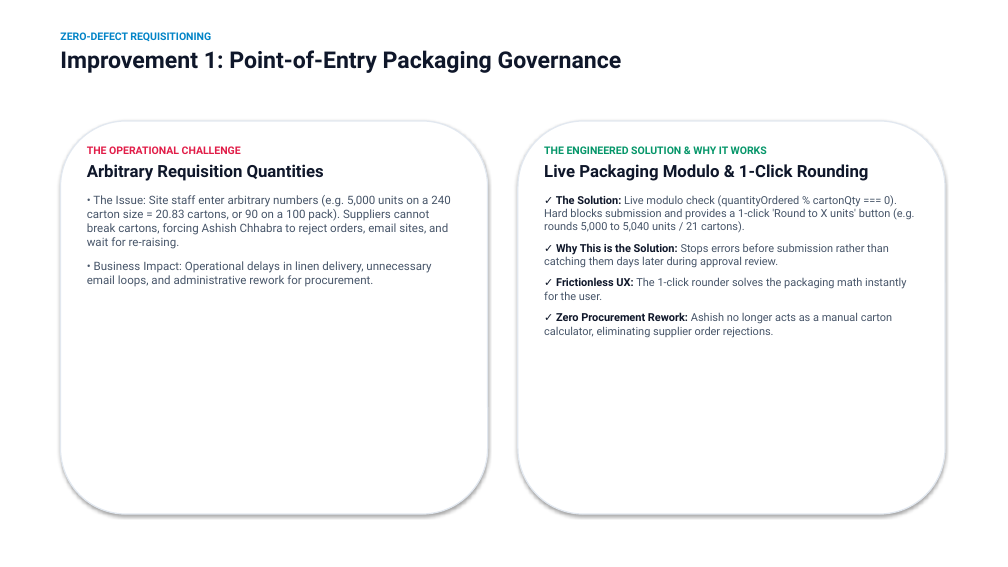
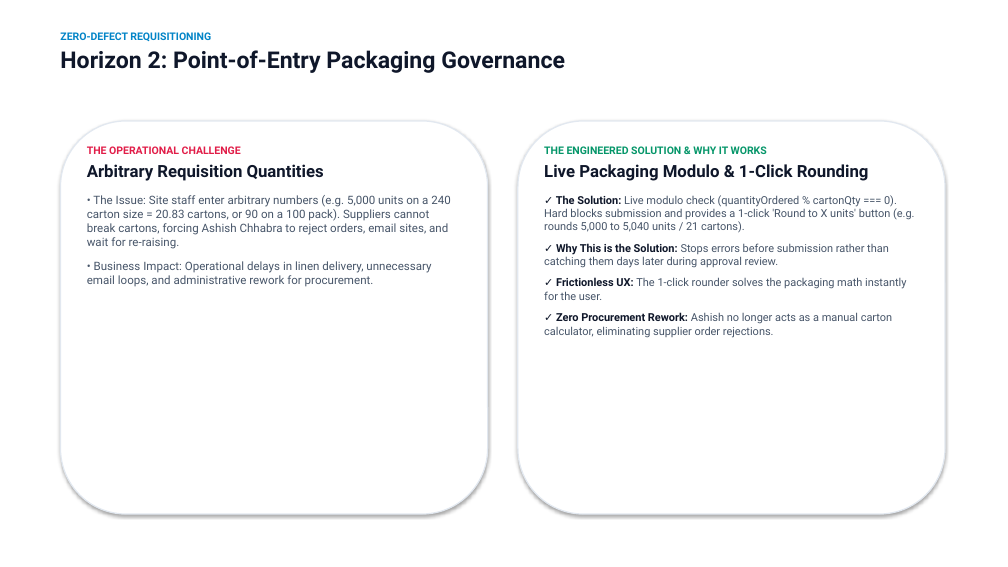
Before and after one commit to SPLGit-Project/ProcureFlow-App, a slide deck: slide 5 of docs/ProcureFlow_Executive_Roadmap.pptx. Drawn at 1008x567 pixels with LibreOffice and Linux fonts; fonts in the diff are those of the drawing. Boxes give left, top, right and bottom in pixels: in the first picture for what was removed or moved away, otherwise in the second. Text is boxed around its words. In the diff, an @@ line names an element or a change of style, - is before the commit and + after.

Commit message:
docs: elevate action plan & presentation to v4.0 with Three-Horizon model, training in forward pipeline, and Short Supply logic migration

```diff
--- a/docs/ProcureFlow_Executive_Roadmap.pptx
+++ b/docs/ProcureFlow_Executive_Roadmap.pptx
@@ text at (60,50,565,73): text changed @@
-Improvement 1: Point-of-Entry Packaging Governance
+Horizon 2: Point-of-Entry Packaging Governance
```
Also in this commit, not shown: 8 other slides changed, 1 other file.
